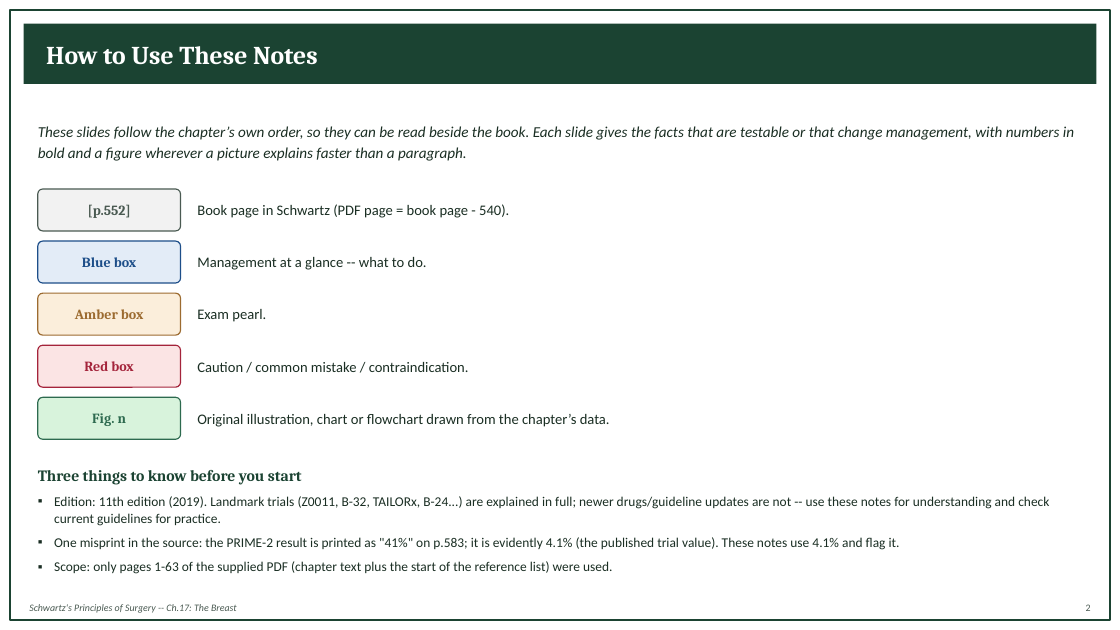
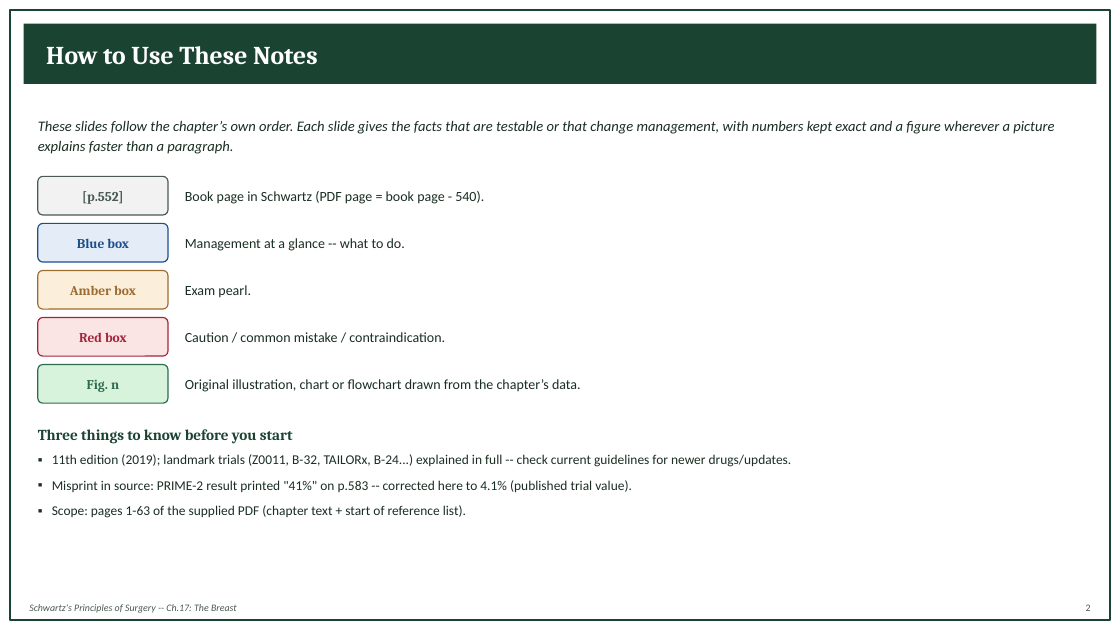
Before and after one commit to Muluamlak/Phone, a slide deck: slide 2 of Schwartz_Ch17_The_Breast_StudyNotes.pptx. Drawn at 1120x630 pixels with LibreOffice and Linux fonts; fonts in the diff are those of the drawing. Boxes give left, top, right and bottom in pixels: in the first picture for what was removed or moved away, otherwise in the second. Text is boxed around its words. In the diff, an @@ line names an element or a change of style, - is before the commit and + after.

```diff
--- a/Schwartz_Ch17_The_Breast_StudyNotes.pptx
+++ b/Schwartz_Ch17_The_Breast_StudyNotes.pptx
@@ text at [38,121,1054,154]: text changed; size 13 to 12.5 pt @@
-These slides follow the chapter’s own order, so they can be read beside the book. Each slide gives the facts that are testable or that change management, with numbers in bold and a figure wherever a picture explains faster than a paragraph.
+These slides follow the chapter’s own order. Each slide gives the facts that are testable or that change management, with numbers kept exact and a figure wherever a picture explains faster than a paragraph.
@@ text "[p.552]": place and size @@
-text "[p.552]" at [88,204,131,218]
+text "[p.552]" at [82,191,123,204]
@@ rounded rectangle: place and size @@
-rounded rectangle at [38,189,181,231]
+rounded rectangle at [38,176,168,215]
@@ text "Book page in Schwartz (PDF ...": place and size @@
-text "Book page in Schwartz (PDF ..." at [197,204,509,218]
+text "Book page in Schwartz (PDF ..." at [185,191,484,204]
@@ text "Blue box": place and size @@
-text "Blue box" at [82,257,136,267]
+text "Blue box" at [77,238,129,248]
@@ rounded rectangle: place and size @@
-rounded rectangle at [38,241,181,283]
+rounded rectangle at [38,223,168,262]
@@ text "Management at a glance -- ...": place and size @@
-text "Management at a glance -- ..." at [197,257,427,270]
+text "Management at a glance -- ..." at [185,238,405,251]
@@ text "Amber box": place and size @@
-text "Amber box" at [75,309,143,319]
+text "Amber box" at [70,285,136,295]
@@ rounded rectangle: place and size @@
-rounded rectangle at [38,293,181,335]
+rounded rectangle at [38,271,168,309]
@@ text "Exam pearl.": place and size @@
-text "Exam pearl." at [197,309,266,322]
+text "Exam pearl." at [185,285,251,298]
@@ text "Red box": place and size @@
-text "Red box" at [84,361,133,371]
+text "Red box" at [79,332,127,342]
@@ rounded rectangle: place and size @@
-rounded rectangle at [38,345,181,387]
+rounded rectangle at [38,318,168,356]
@@ text "Caution / common mistake / ...": place and size @@
-text "Caution / common mistake / ..." at [197,362,469,372]
+text "Caution / common mistake / ..." at [185,332,445,342]
@@ size 12 to 11.5 pt in 5 elements at [82,191,123,204], [77,238,129,248], [70,285,136,295], [79,332,127,342], [87,380,119,392] @@
@@ text "Fig. n": place and size @@
-text "Fig. n" at [92,413,126,426]
+text "Fig. n" at [87,380,119,392]
@@ proportions changed in 5 elements at [38,176,168,215], [38,223,168,262], [38,271,168,309], [38,318,168,356], [38,365,168,403] @@
@@ rounded rectangle: place and size @@
-rounded rectangle at [38,397,181,439]
+rounded rectangle at [38,365,168,403]
@@ size 12.5 to 12 pt in 5 elements at [185,191,484,204], [185,238,405,251], [185,285,251,298], [185,332,445,342], [185,379,581,392] @@
@@ text "Original illustration, chart or flowchart ...": place and size @@
-text "Original illustration, chart or flowchart ..." at [197,414,610,427]
+text "Original illustration, chart or flowchart ..." at [185,379,581,392]
@@ text "Three things to know before ...": place and size @@
-text "Three things to know before ..." at [38,470,302,485]
+text "Three things to know before ..." at [38,429,293,444]
@@ text "Three things to know before ..." at [38,429,293,444]: size 13.5 to 13 pt @@
@@ text at [52,454,792,518]: text changed @@
-▪ Edition: 11th edition (2019). Landmark trials (Z0011, B-32, TAILORx, B-24...) are explained in full; newer drugs/guideline updates are not -- use these notes for understanding and check current guidelines for practice.
-▪ One misprint in the source: the PRIME-2 result is printed as "41%" on p.583; it is evidently 4.1% (the published trial value). These notes use 4.1% and flag it.
-▪ Scope: only pages 1-63 of the supplied PDF (chapter text plus the start of the reference list) were used.
+▪ 11th edition (2019); landmark trials (Z0011, B-32, TAILORx, B-24...) explained in full -- check current guidelines for newer drugs/updates.
+▪ Misprint in source: PRIME-2 result printed "41%" on p.583 -- corrected here to 4.1% (published trial value).
+▪ Scope: pages 1-63 of the supplied PDF (chapter text + start of reference list).
```
Also in this commit, not shown: 132 other slides changed, 9 slides added, 11 slides removed.
